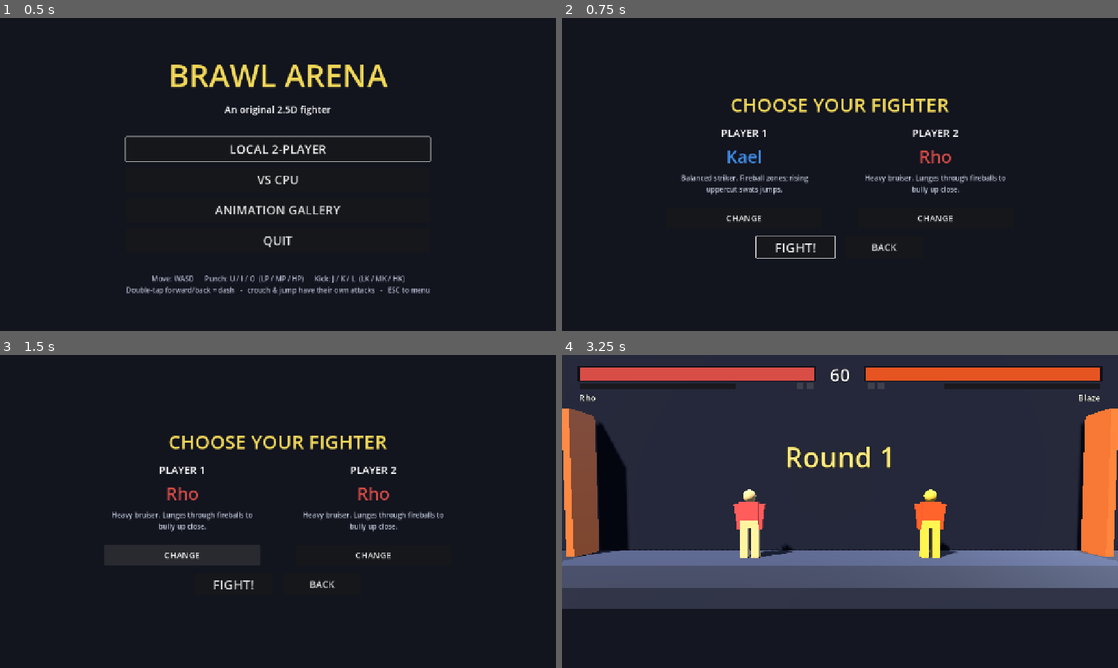
Above: before the commit, frames 1-4 (two rows, left to right).
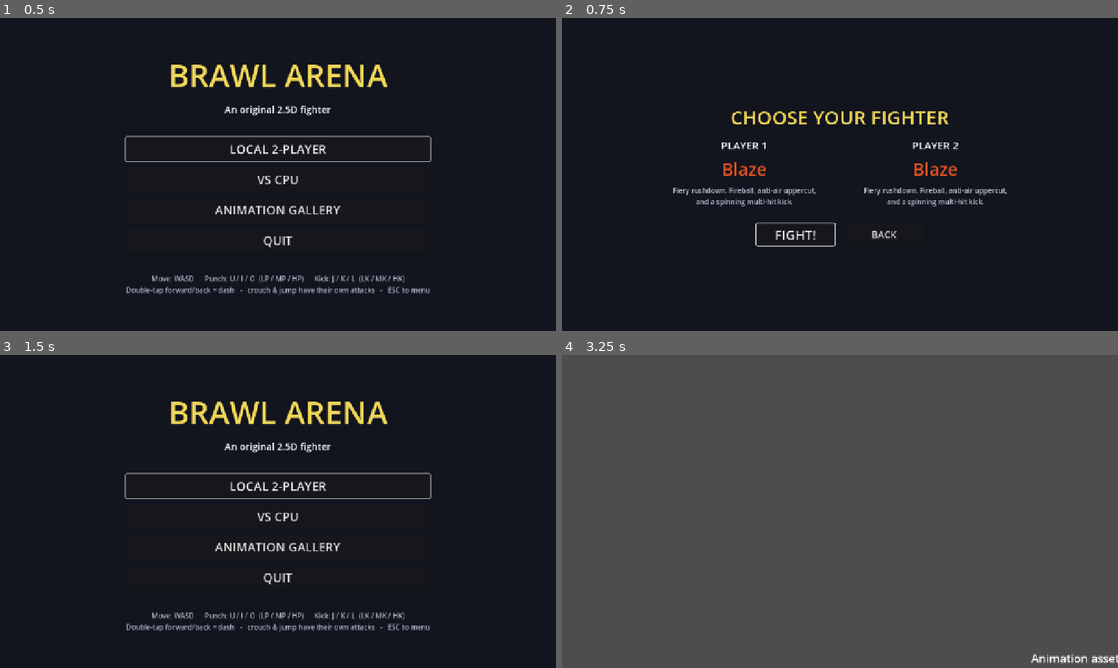
Above: after the commit, the same moments.

Repository: muji-wyh/FootisesGame3
Game: Godot game, scene res://scenes/Main.tscn
Same seed, same stepped clock (60 frames per second), same inputs: the game is played once before the commit and once after it. Sound files missing from this copy of the repository are replaced by a short silence.
Inputs (mouse positions are in pixels of both pictures, inside the frame that each line leads up to):
- Up to frame 1 (0.5 s): no input
- Up to frame 2 (0.75 s): click "LOCAL 2-PLAYER" at 0.5 s
- Up to frame 3 (1.5 s): click "CHANGE" (after the commit: "BACK") at 1.25 s
- Up to frame 4 (3.25 s): click (934, 555) at 2 s, where only the run before the commit has a clickable "CHANGE"; click (795, 583) at 2.75 s, where only the run before the commit has a clickable "FIGHT!"

Frame 1 is identical in both runs. In frame 2, 5.0% of the frame differs, in the area x 20-80%, y 25-77%; in frame 3, 6.5%; in frame 4, 100%, in the area x 0-100%, y 0-100%.

Commit message:
Roster: keep only Blaze (remove Kael and Rho)
Reduce the playable roster to the single fighter Blaze: CharacterLibrary.ids() ->
[blaze], create() always returns Blaze, and the Kael/Rho definitions are removed.
Default both sides to Blaze and guard CharacterSelect against the now out-of-range P2
index (clamp the pick; hide CHANGE when there is one fighter). Retune the super test
for Blaze's advancing multi-hit super and point all tests at Blaze. Update docs.

91 headless tests pass; the web build runs a Blaze-vs-Blaze match (menu -> select ->
fight) in Chromium with zero console errors.

Co-authored-by: Copilot <223556219+Copilot@users.noreply.github.com>

Diff:
--- a/scripts/autoload/Game.gd
+++ b/scripts/autoload/Game.gd
@@ -5,8 +5,8 @@
 ## to hand-edit the project's InputMap text and risk syntax errors).
 
 var mode: int = GameConst.Mode.LOCAL_2P
-var p1_char_id: String = "kael"
-var p2_char_id: String = "rho"
+var p1_char_id: String = "blaze"
+var p2_char_id: String = "blaze"
 
 ## Set by the match when it ends, read by the results screen.
 var last_winner_side: int = 0
--- a/scripts/data/CharacterLibrary.gd
+++ b/scripts/data/CharacterLibrary.gd
@@ -1,27 +1,21 @@
 class_name CharacterLibrary
 extends RefCounted
 
-## Builds the playable roster in code. Two distinct fighters for the vertical slice:
-##   * Kael - balanced all-rounder with a projectile and a rising anti-air.
-##   * Rho  - heavy bruiser who closes distance with lunging attacks.
+## Builds the playable roster in code. The slice ships a single fighter:
+##   * Blaze - fiery rushdown shoto (fireball, anti-air uppercut, multi-hit hurricane
+##     kick, and a multi-hit super).
 ## Each move is a small data dictionary, so this file reads like a tuning sheet.
 
 static func ids() -> Array[String]:
-	return ["kael", "rho", "blaze"]
+	return ["blaze"]
 
 static func display_name(id: String) -> String:
 	match id:
-		"kael": return "Kael"
-		"rho": return "Rho"
 		"blaze": return "Blaze"
 	return id
 
-static func create(id: String) -> CharacterData:
-	match id:
-		"kael": return _kael()
-		"rho": return _rho()
-		"blaze": return _blaze()
-	return _kael()
+static func create(_id: String) -> CharacterData:
+	return _blaze()
 
 ## --- helpers --------------------------------------------------------------
 
@@ -121,91 +115,6 @@
 		props["damage"] = int(round(float(props["damage"]) * dmg_scale))
 		c.add_move(_move(props))
 
-## --- Kael -----------------------------------------------------------------
-
-static func _kael() -> CharacterData:
-	var c := CharacterData.new()
-	c.id = "kael"
-	c.display_name = "Kael"
-	c.color = Color(0.25, 0.55, 0.9)
-	c.accent = Color(0.95, 0.85, 0.3)
-	c.blurb = "Balanced striker. Fireball zones; rising uppercut swats jumps."
-	c.max_health = 1000
-	c.walk_speed = 3.3
-	c.back_speed = 2.7
-	c.jump_velocity = 9.6
-	c.model_path = "res://assets/models/maskman.fbx"
-	c.model_euler_deg = Vector3.ZERO
-	c.model_face_deg = 90.0
-
-	_add_standard_normals(c, 1.0, ["fireball", "uppercut", "super_beam"])
-
-	c.add_move(_move({"id": "fireball", "display_name": "Plasma Bolt", "kind": GameConst.MoveKind.SPECIAL,
-		"button": GameConst.Btn.LP, "motion": MotionParser.QCF, "startup": 12, "active": 2, "recovery": 26,
-		"damage": 60, "hitstun": 20, "blockstun": 12, "hitstop": 4, "guard": GameConst.Guard.MID,
-		"knockback": 1.5, "meter_gain": 12, "projectile": true, "projectile_speed": 7.5,
-		"projectile_life": 100, "anim_limb": "arm_r", "anim_extend": 0.7, "anim_clip": "KB_Projectile_1",
-		"hit_size": Vector3(0.6, 0.6, 0.6)}))
-
-	c.add_move(_move({"id": "uppercut", "display_name": "Rising Fang", "kind": GameConst.MoveKind.SPECIAL,
-		"button": GameConst.Btn.HP, "motion": MotionParser.DP, "startup": 5, "active": 8, "recovery": 30,
-		"damage": 100, "hitstun": 26, "blockstun": 14, "hitstop": 10, "guard": GameConst.Guard.MID,
-		"knockback": 1.5, "launch": true, "launch_velocity": 10.0, "meter_gain": 14,
-		"anim_limb": "arm_r", "anim_extend": 0.9, "anim_clip": "KB_p_Uppercut_R",
-		"hit_offset": Vector3(0.7, 1.6, 0.0), "hit_size": Vector3(0.8, 1.2, 0.7)}))
-
-	c.add_move(_move({"id": "super_beam", "display_name": "Nova Cannon", "kind": GameConst.MoveKind.SUPER,
-		"button": GameConst.Btn.HP, "motion": MotionParser.QCF_QCF, "meter_cost": 100,
-		"startup": 9, "active": 3, "recovery": 44, "damage": 260, "hitstun": 34, "blockstun": 20,
-		"chip": 30, "hitstop": 14, "guard": GameConst.Guard.MID, "knockback": 4.5,
-		"projectile": true, "projectile_speed": 9.5, "projectile_life": 120,
-		"anim_limb": "arm_r", "anim_extend": 1.0, "anim_clip": "KB_Superpunch",
-		"hit_size": Vector3(1.0, 1.4, 0.8)}))
-	return c
-
-## --- Rho ------------------------------------------------------------------
-
-static func _rho() -> CharacterData:
-	var c := CharacterData.new()
-	c.id = "rho"
-	c.display_name = "Rho"
-	c.color = Color(0.85, 0.3, 0.28)
-	c.accent = Color(0.95, 0.8, 0.5)
-	c.blurb = "Heavy bruiser. Lunges through fireballs to bully up close."
-	c.max_health = 1100
-	c.walk_speed = 2.9
-	c.back_speed = 2.3
-	c.jump_velocity = 9.2
-	c.model_path = "res://assets/models/maskman.fbx"
-	c.model_face_deg = 90.0
-	c.model_scale = 1.12   # a bit bigger - Rho is the heavy bruiser
-
-	_add_standard_normals(c, 1.12, ["shoulder", "headbutt", "super_rush"])
-
-	c.add_move(_move({"id": "shoulder", "display_name": "Bull Rush", "kind": GameConst.MoveKind.SPECIAL,
-		"button": GameConst.Btn.LK, "motion": MotionParser.QCF, "startup": 10, "active": 6, "recovery": 24,
-		"damage": 80, "hitstun": 22, "blockstun": 14, "hitstop": 10, "guard": GameConst.Guard.MID,
-		"knockback": 2.5, "advance": 6.5, "meter_gain": 12, "anim_limb": "arm_l", "anim_extend": 0.8,
-		"sfx": "spin", "anim_clip": "KB_p_Elbow_R",
-		"hit_offset": Vector3(1.0, 1.0, 0.0), "hit_size": Vector3(1.0, 0.9, 0.7)}))
-
-	c.add_move(_move({"id": "headbutt", "display_name": "Sky Headbutt", "kind": GameConst.MoveKind.SPECIAL,
-		"button": GameConst.Btn.HP, "motion": MotionParser.DP, "startup": 6, "active": 8, "recovery": 32,
-		"damage": 95, "hitstun": 24, "blockstun": 14, "hitstop": 10, "guard": GameConst.Guard.MID,
-		"knockback": 1.5, "launch": true, "launch_velocity": 9.0, "meter_gain": 14,
-		"sfx": "rising", "anim_clip": "KB_p_Uppercut_R",
-		"anim_limb": "arm_r", "anim_extend": 0.6, "hit_offset": Vector3(0.6, 1.7, 0.0),
-		"hit_size": Vector3(0.8, 1.1, 0.7)}))
-
-	c.add_move(_move({"id": "super_rush", "display_name": "Titan Charge", "kind": GameConst.MoveKind.SUPER,
-		"button": GameConst.Btn.HK, "motion": MotionParser.QCF_QCF, "meter_cost": 100,
-		"startup": 8, "active": 6, "recovery": 46, "damage": 280, "hitstun": 36, "blockstun": 20,
-		"chip": 34, "hitstop": 14, "guard": GameConst.Guard.MID, "knockback": 5.0, "advance": 9.0,
-		"launch": true, "launch_velocity": 8.0, "anim_limb": "arm_l", "anim_extend": 0.9,
-		"sfx": "super", "anim_clip": "KB_Superpunch",
-		"hit_offset": Vector3(1.1, 1.0, 0.0), "hit_size": Vector3(1.2, 1.2, 0.8)}))
-	return c
-
 ## --- Blaze ----------------------------------------------------------------
 ## Aggressive fiery shoto (Ken-style archetype): a fireball, a rising flame uppercut, a
 ## multi-hit hurricane kick and a multi-hit super. Original names and assets only.
--- a/scripts/ui/CharacterSelect.gd
+++ b/scripts/ui/CharacterSelect.gd
@@ -4,7 +4,7 @@
 ## mode the right side is labelled (CPU) but still selectable.
 
 var _ids: Array[String] = CharacterLibrary.ids()
-var _sel := [0, 1]
+var _sel := [0, mini(1, _ids.size() - 1)]   # clamp P2's pick to the roster (1 char -> mirror)
 var _name_labels := [null, null]
 var _blurb_labels := [null, null]
 
@@ -81,9 +81,11 @@
 	vb.add_child(blurb)
 	_blurb_labels[side] = blurb
 
-	var change := _button("CHANGE", 20)
-	change.pressed.connect(func(): _cycle(side))
-	vb.add_child(change)
+	# Only offer a CHANGE button when there is more than one fighter to pick.
+	if _ids.size() > 1:
+		var change := _button("CHANGE", 20)
+		change.pressed.connect(func(): _cycle(side))
+		vb.add_child(change)
 
 	_refresh(side)
 	return vb
--- a/tools/run_tests.gd
+++ b/tools/run_tests.gd
@@ -28,7 +28,7 @@
 		held = press
 	return InputFrame.new(dx, dy, held, press)
 
-func _build(id1: String = "kael", id2: String = "rho") -> Dictionary:
+func _build(id1: String = "blaze", id2: String = "blaze") -> Dictionary:
 	var arena := Arena.new()
 	root.add_child(arena)
 	var c1 := Manual.new()
@@ -155,8 +155,10 @@
 	var ctx := _build()
 	var f1: Fighter = ctx["f1"]
 	var f2: Fighter = ctx["f2"]
-	var arena: Arena = ctx["arena"]
 	f1.meter = f1.character.max_meter   # grant full meter
+	# Corner P2 so Blaze's advancing multi-hit super connects in full.
+	f1.position.x = 5.4
+	f2.position.x = 6.3
 	var hp_before: int = f2.health
 	# QCF QCF + HP as P1.
 	_step(ctx, _mk(0, -1), _neutral(), 2)
@@ -166,7 +168,7 @@
 	_step(ctx, _mk(1, -1), _neutral(), 2)
 	_step(ctx, _mk(1, 0, GameConst.Btn.HP), _neutral(), 1)
 	_check("super consumed meter", f1.meter < f1.character.max_meter)
-	_step(ctx, _neutral(), _mk(0, 0), 90)
+	_step(ctx, _neutral(), _neutral(), 90)
 	_check("super dealt heavy damage", hp_before - f2.health >= 200)
 	ctx["arena"].queue_free()
 
@@ -236,8 +238,8 @@
 	var cpu := CpuController.new(2)            # P2 is the AI (difficulty 2)
 	var f1 := Fighter.new()
 	var f2 := Fighter.new()
-	f1.setup(CharacterLibrary.create("rho"), human, GameConst.Side.P1, -2.4)
-	f2.setup(CharacterLibrary.create("kael"), cpu, GameConst.Side.P2, 2.4)
+	f1.setup(CharacterLibrary.create("blaze"), human, GameConst.Side.P1, -2.4)
+	f2.setup(CharacterLibrary.create("blaze"), cpu, GameConst.Side.P2, 2.4)
 	arena.setup_fighters(f1, f2)
 	arena.set_active(true)
 	var start_x2: float = f2.position.x
@@ -251,7 +253,7 @@
 
 func _test_blaze_roster() -> void:
 	print("[blaze roster]")
-	_check("roster includes blaze", CharacterLibrary.ids().has("blaze"))
+	_check("roster is exactly [blaze]", CharacterLibrary.ids() == ["blaze"])
 	var b := CharacterLibrary.create("blaze")
 	_check("blaze display name", b.display_name == "Blaze")
 	_check("blaze has 3 specials", b.specials.size() == 3)
@@ -260,7 +262,7 @@
 
 func _test_multihit() -> void:
 	print("[multi-hit]")
-	var ctx := _build("blaze", "rho")
+	var ctx := _build("blaze", "blaze")
 	var f1: Fighter = ctx["f1"]
 	var f2: Fighter = ctx["f2"]
 	# Corner P2 so Blaze's advancing hurricane keeps connecting.
@@ -290,13 +292,13 @@
 
 func _test_animated_rig() -> void:
 	print("[animated rig]")
-	var kael := CharacterLibrary.create("kael")
-	if kael.model_path == "" or not ResourceLoader.exists(kael.model_path):
+	var blaze := CharacterLibrary.create("blaze")
+	if blaze.model_path == "" or not ResourceLoader.exists(blaze.model_path):
 		print("  SKIP: model assets not present (clean clone)")
 		return
 	var arig := AnimatedFighterRig.new()
 	root.add_child(arig)
-	arig.build(kael)
+	arig.build(blaze)
 	_check("animated rig built ok", arig.ok)
 	_check("grafted idle clip", arig._player != null and arig._player.has_animation("kb/KB_Idle_1"))
 	_check("grafted jab clip", arig._player != null and arig._player.has_animation("kb/KB_p_Jab_R_1"))
@@ -312,7 +314,7 @@
 
 func _test_six_buttons() -> void:
 	print("[six buttons]")
-	var k := CharacterLibrary.create("kael")
+	var k := CharacterLibrary.create("blaze")
 	_check("18 normals (6 buttons x 3 stances)", k.normals.size() == 18)
 	var st_mp := k.get_move("st_mp")
 	_check("standing MP exists", st_mp != null and st_mp.button == GameConst.Btn.MP and st_mp.stance == GameConst.Stance.STAND)
@@ -375,7 +377,7 @@
 
 func _test_air_clips_distinct() -> void:
 	print("[air clip variety]")
-	var k := CharacterLibrary.create("kael")
+	var k := CharacterLibrary.create("blaze")
 	var clips := {}
 	for id in ["air_lp", "air_mp", "air_hp", "air_lk", "air_mk", "air_hk"]:
 		var m := k.get_move(id)
@@ -468,7 +470,7 @@
 ## Launch the opponent with `button` (+ optional crouch) and return how the resulting
 ## knockdown was classified.
 func _knockdown_from(button: int, dir_y: int) -> int:
-	var ctx := _build("kael", "rho")
+	var ctx := _build("blaze", "blaze")
 	var f1: Fighter = ctx["f1"]
 	var f2: Fighter = ctx["f2"]
 	f1.position.x = 5.3
@@ -514,15 +516,15 @@
 
 func _test_reaction_clips() -> void:
 	print("[reaction clip resolution]")
-	var kael := CharacterLibrary.create("kael")
-	if kael.model_path == "" or not ResourceLoader.exists(kael.model_path):
+	var blaze := CharacterLibrary.create("blaze")
+	if blaze.model_path == "" or not ResourceLoader.exists(blaze.model_path):
 		print("  SKIP: model assets not present (clean clone)")
 		return
 	var arig := AnimatedFighterRig.new()
 	root.add_child(arig)
-	arig.build(kael)
+	arig.build(blaze)
 	var f := Fighter.new()
-	f.setup(kael, Manual.new(), GameConst.Side.P1, 0.0)
+	f.setup(blaze, Manual.new(), GameConst.Side.P1, 0.0)
 	f.on_ground = true
 	f.hit_air = false
 	f.hit_from_back = false
Not shown, changed: README.md
Not shown, changed: assets/models/README.md
